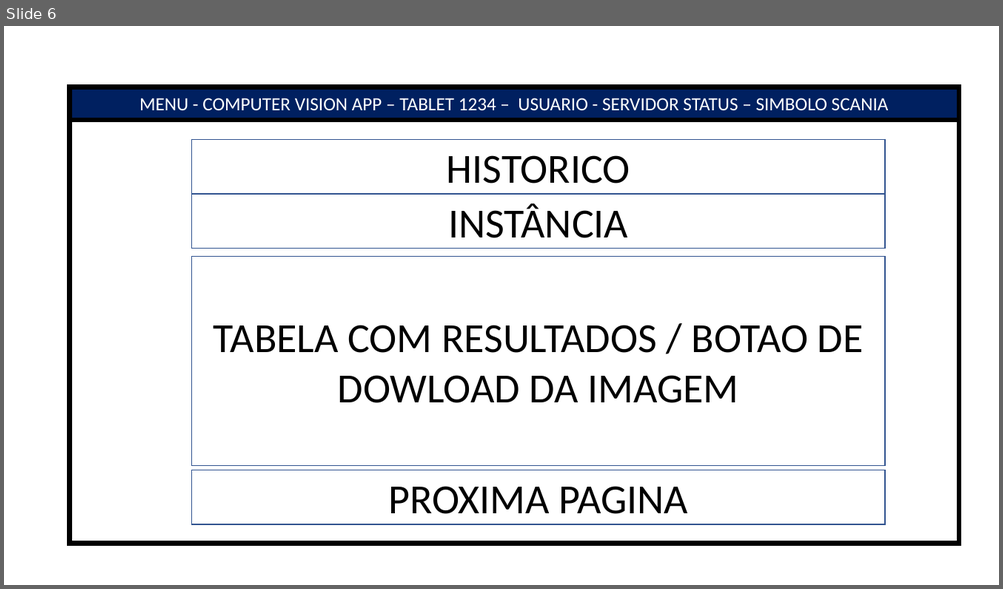
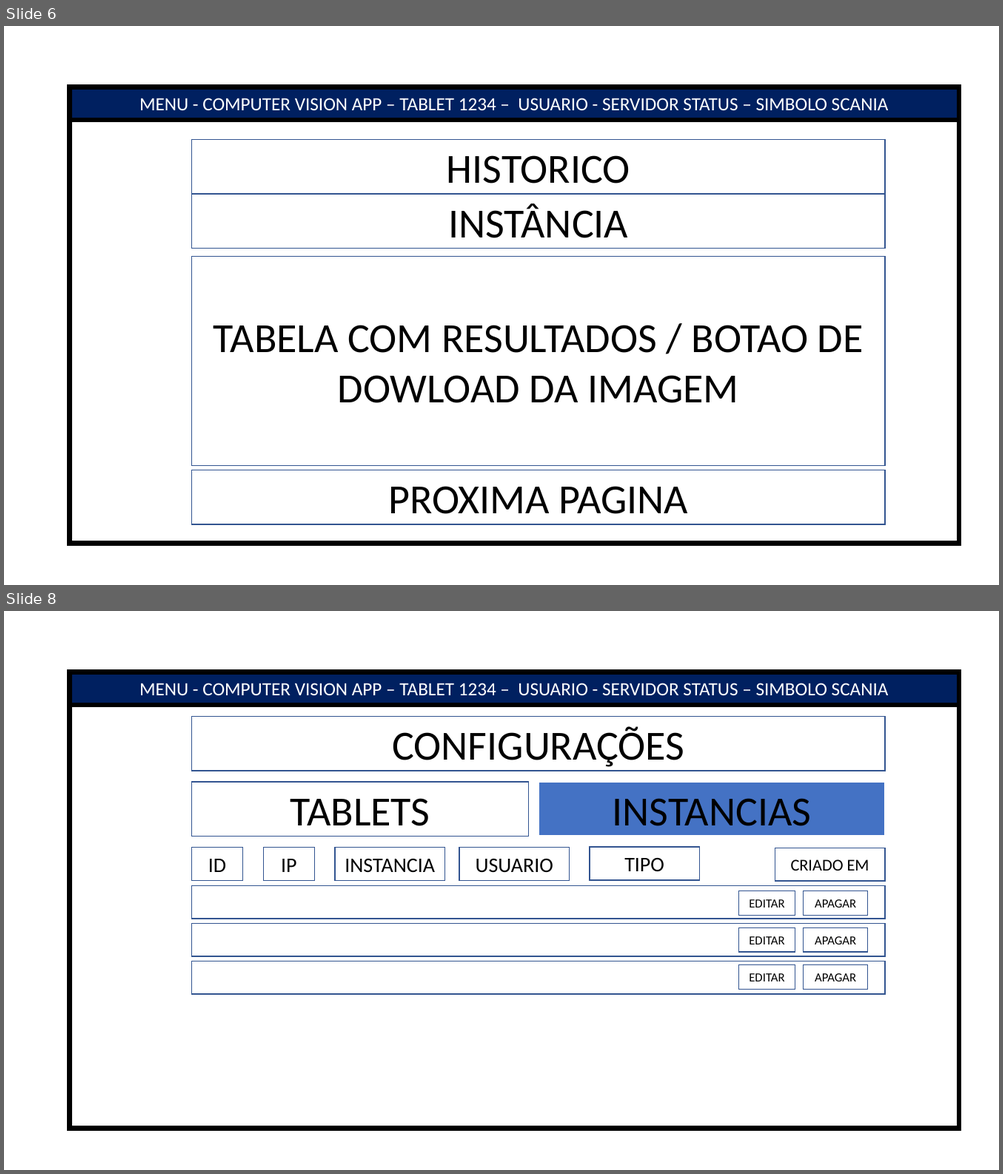
Before and after one commit to hugueds/computer-vision-api, a slide deck: documents/screens.pptx. Shown one above the other, each under a label of ours: slide 6 before the commit, slides 6 and 8 after it; the slides between them are not shown. The pictures are 1003x589 and 1003x1174 pixels, drawn with LibreOffice and Linux fonts; fonts in the diff are those of the drawing. Boxes give left, top, right and bottom in pixels: in the first picture for what was removed or moved away, otherwise in the second. Text is boxed around its words. In the diff, an @@ line names an element or a change of style, - is before the commit and + after.

```diff
--- a/documents/screens.pptx
+++ b/documents/screens.pptx
@@ slide 8 added at (x1=4, y1=611, x2=999, y2=1170), background #FFFFFF @@
@@ rectangle added at (x1=70, y1=672, x2=959, y2=1129), outline #000000 4.5 pt @@
@@ rectangle added at (x1=70, y1=672, x2=959, y2=705), fill #002060, outline #000000 4.5 pt, 18 pt, text #FFFFFF @@
+MENU - COMPUTER VISION APP – TABLET 1234 – USUARIO - SERVIDOR STATUS – SIMBOLO SCANIA
@@ rectangle added at (x1=192, y1=716, x2=885, y2=771), outline #325491 1 pt, 40 pt, text #000000 @@
+CONFIGURAÇÕES
@@ rectangle added at (x1=192, y1=782, x2=529, y2=836), outline #325491 1 pt, 40 pt, text #000000 @@
+TABLETS
@@ rectangle added at (x1=538, y1=782, x2=885, y2=836), fill #4472C4, outline #FFFFFF 1.5 pt, 40 pt, text #000000 @@
+INSTANCIAS
@@ rectangle added at (x1=192, y1=848, x2=244, y2=880), outline #325491 1 pt, 20 pt, text #000000 @@
+ID
@@ rectangle added at (x1=263, y1=848, x2=314, y2=880), outline #325491 1 pt, 20 pt, text #000000 @@
+IP
@@ rectangle added at (x1=335, y1=848, x2=444, y2=880), outline #325491 1 pt, 20 pt, text #000000 @@
+INSTANCIA
@@ rectangle added at (x1=459, y1=848, x2=569, y2=880), outline #325491 1 pt, 20 pt, text #000000 @@
+USUARIO
@@ rectangle added at (x1=589, y1=848, x2=700, y2=880), outline #325491 1 pt, 20 pt, text #000000 @@
+TIPO
@@ rectangle added at (x1=775, y1=849, x2=885, y2=881), outline #325491 1 pt, 16 pt, text #000000 @@
+CRIADO EM
@@ rectangle added at (x1=192, y1=886, x2=885, y2=918), outline #325491 1 pt @@
@@ rectangle added at (x1=739, y1=891, x2=795, y2=915), outline #325491 1 pt, 12 pt, text #000000 @@
+EDITAR
@@ rectangle added at (x1=803, y1=891, x2=868, y2=915), outline #325491 1 pt, 12 pt, text #000000 @@
+APAGAR
@@ rectangle added at (x1=192, y1=923, x2=885, y2=957), outline #325491 1 pt @@
@@ rectangle added at (x1=739, y1=928, x2=795, y2=952), outline #325491 1 pt, 12 pt, text #000000 @@
+EDITAR
@@ rectangle added at (x1=803, y1=928, x2=868, y2=952), outline #325491 1 pt, 12 pt, text #000000 @@
+APAGAR
@@ rectangle added at (x1=192, y1=962, x2=885, y2=994), outline #325491 1 pt @@
@@ rectangle added at (x1=739, y1=965, x2=795, y2=989), outline #325491 1 pt, 12 pt, text #000000 @@
+EDITAR
@@ rectangle added at (x1=803, y1=965, x2=868, y2=989), outline #325491 1 pt, 12 pt, text #000000 @@
+APAGAR
```
Also in this commit, not shown: 1 slide changed, 6 other files.
